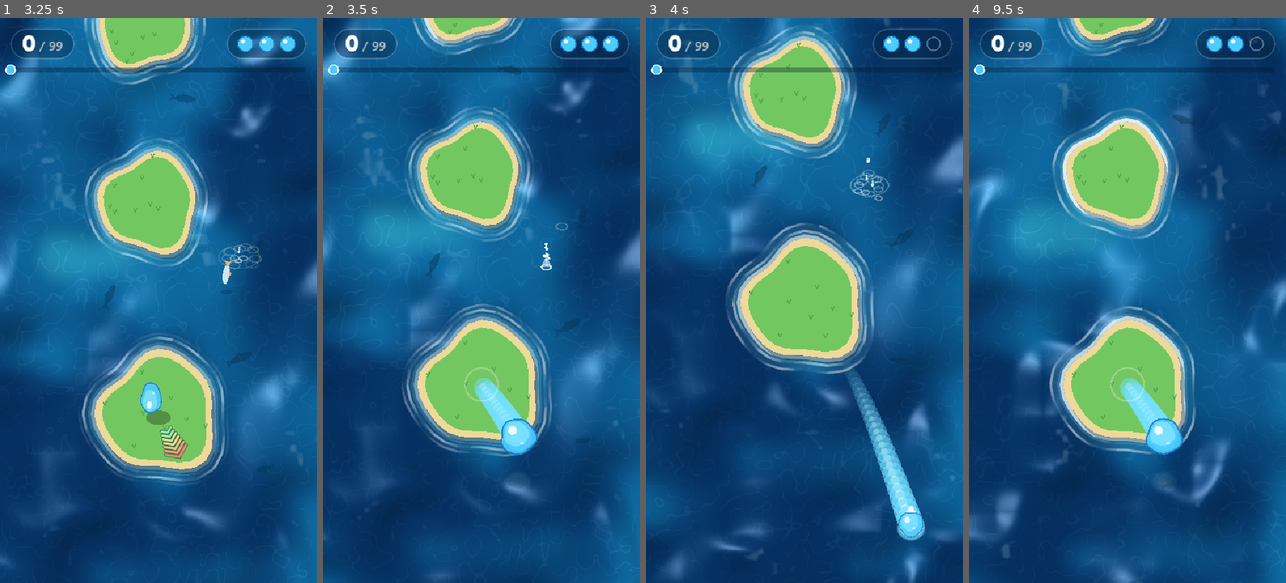
Above: before the commit, frames 1-4 (left to right).
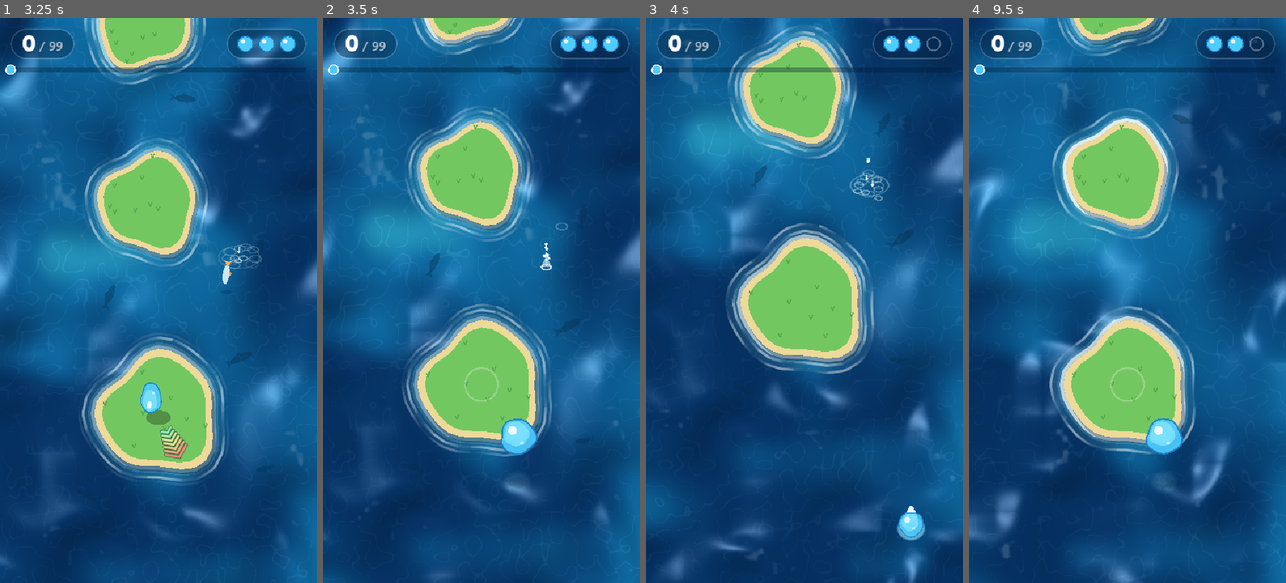
Above: after the commit, the same moments.

Repository: msagimbekov/ggjumps
Game: Godot game, scene res://scenes/main.tscn
Two runs of this game, one before a commit and one after it. Both use one fixed random seed, a clock stepped at 60 frames per second and the inputs below.
Inputs (mouse positions are in pixels of both pictures, inside the frame that each line leads up to):
- Up to frame 1 (3.25 s): move the mouse to (228, 272) at 0.52 s; click (228, 272) at 0.67 s; drag from (95, 328) to (142, 413) at 1.27 s; move the mouse to (190, 176) at 2.02 s; click (190, 176) at 2.17 s; drag from (142, 413) to (63, 215) at 2.77 s
- Up to frame 2 (3.5 s): no input
- Up to frame 3 (4 s): move the mouse to (899, 385) at 3.52 s; click (899, 385) at 3.67 s
- Up to frame 4 (9.5 s): drag from (1032, 215) to (1079, 159) at 4.27 s; move the mouse to (1143, 300) at 5.02 s; click (1143, 300) at 5.17 s; drag from (1079, 159) to (1064, 328) at 5.77 s; move the mouse to (1197, 272) at 6.52 s; click (1197, 272) at 6.67 s; drag from (1064, 328) to (1111, 413) at 7.27 s; move the mouse to (1159, 176) at 8.02 s; click (1159, 176) at 8.17 s; drag from (1111, 413) to (1032, 215) at 8.77 s

Frame 1 is identical in both runs. In frame 2, 0.6% of the frame differs, in the area x 47-63%, y 63-74%; in frame 3, 1.6%, in the area x 63-88%, y 62-92%; in frame 4, 0.6%.

Commit message:
Jump trail shorter than the bubble (length from speed)
Co-Authored-By: Claude Sonnet 5.5 <noreply@anthropic.com>

Diff:
--- a/scripts/fx.gd
+++ b/scripts/fx.gd
@@ -29,8 +29,10 @@
 
 
 ## One puff of the jump trail; stronger jumps leave bigger, brighter, longer-lasting ones.
-func trail(p: Vector2, power: float) -> void:
-	_trail.append({"p": p, "t": 0.0, "life": 0.2 + 0.3 * power, "r": Bubble.R * (0.7 + 0.4 * power), "a": 0.4 + 0.45 * power})
+func trail(p: Vector2, power: float, speed: float) -> void:
+	# Lifetime from the speed so the tail is always shorter than the bubble is wide.
+	var length := Bubble.R * (0.8 + 0.7 * power)
+	_trail.append({"p": p, "t": 0.0, "life": length / maxf(speed, 1.0), "r": Bubble.R * (0.55 + 0.3 * power), "a": 0.4 + 0.45 * power})
 
 
 ## A water splash: rings, a rising jet and a crown of droplets that fly out and fall back.
--- a/scripts/main.gd
+++ b/scripts/main.gd
@@ -440,7 +440,7 @@
 			var u := clampf(_fly_t / _fly_dur, 0.0, 1.0)
 			_bubble.position = _fly_from.lerp(_fly_to, u)
 			_bubble.height = sin(PI * u) * (0.35 + 0.65 * _fly_power)
-			_fx.trail(_bubble.position + Vector2(0, -_bubble.height * 46.0), _fly_power)
+			_fx.trail(_bubble.position + Vector2(0, -_bubble.height * 46.0), _fly_power, _fly_power * MAX_RANGE / _fly_dur)
 			if u >= 1.0:
 				_on_landed()
 		State.AIM:
